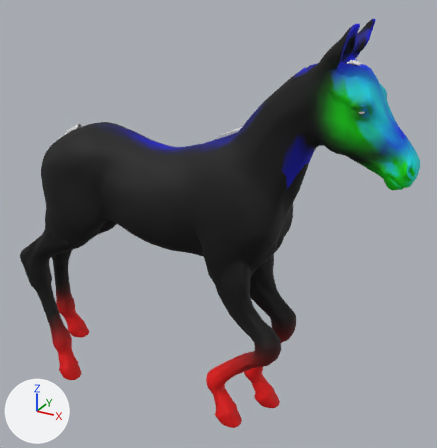
The glTF model game/assets/horse/production/horse_foal_walk.glb: old version first, new version second.
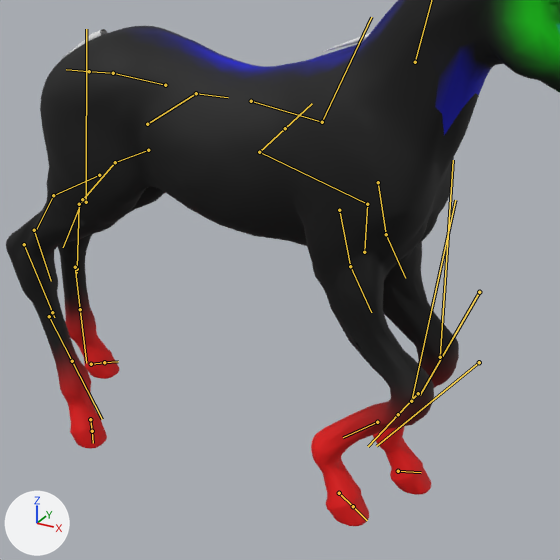
Old and new are each drawn whole from a 50 mm lens placed at (0.972, -1.589, 1.539), pointed at (0.064, 0.062, 0.714) and again close up on the part from 4% to 82% of the width and 24% to 100% of the height. Arrows for +X, +Y and +Z are at lower left; the lights stay in place. The older version's two pictures come first. Both versions are drawn at frame 6 of the action 'Walk'; the numbers are the values there. The bones that change, and the others that lie on the model, are drawn over the model as lines in the close-ups.

The first close-up shows 'Body' and 2 more.
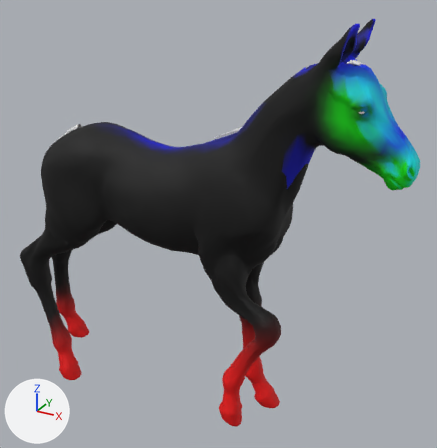
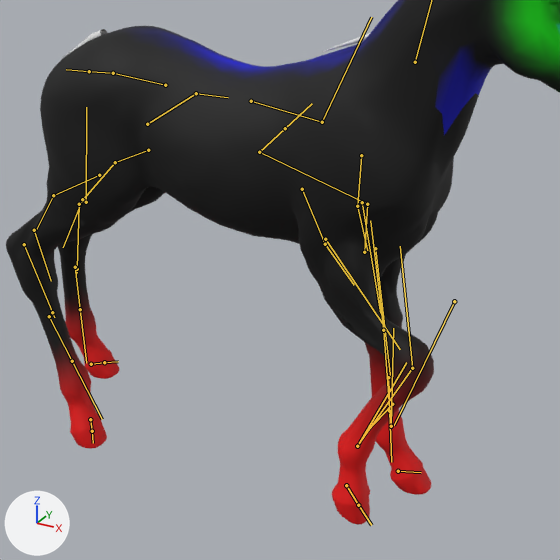
Where the change shows, as pixel boxes [x1, y1, x2, y2] in the close-ups (560 x 560 px):
'Body', posed: before [6, 0, 560, 526]; after [6, 0, 560, 525]
bone 'Front_L_Upper', root to tip: before (378, 182) to (386, 234); after (361, 155) to (357, 206)
bone 'Front_L_Cannon', root to tip: before (479, 292) to (420, 395); after (375, 248) to (390, 378)
bone 'Front_R_Upper', root to tip: before (339, 210) to (350, 266); after (302, 189) to (325, 244)
bone 'Front_R_Cannon', root to tip: before (479, 362) to (376, 446); after (454, 301) to (394, 425)
bone 'Front_R_Hoof_02', root to tip: before (339, 493) to (353, 506); after (346, 485) to (358, 505)
bone 'Walk_Knee_fore_l', root to tip: before (440, 357) to (453, 160); after (383, 330) to (370, 220)
bone 'Walk_Knee_fore_r', root to tip: before (411, 401) to (455, 200); after (412, 368) to (400, 246)

The change in detail:
Bone 'Front_L_Upper' (bone_front_l_upper) moves from (-0.041, 0.013, 0.007) to (-0.09, -0.026, 0.021).
Bone 'Front_L_Upper' (bone_front_l_upper) turns from (-4, -1, -23) to (-1, 0, -10) degrees about its own x, y and z.
Bone 'Front_L_Cannon' (bone_front_l_cannon) moves from (0.141, 0.069, 0.02) to (0.011, 0.001, 0.014).
Bone 'Front_L_Cannon' (bone_front_l_cannon) turns from (-6, 1, 49) to (-4, 0, 3) degrees about its own x, y and z.
Bone 'Front_L_Hoof_02' (bone_front_l_hoof_02) moves from (0.026, 0.04, 0.024) to (-0.011, -0.008, -0.002).
Bone 'Front_L_Hoof_02' (bone_front_l_hoof_02) turns from (23, -10, -7) to (-4, 5, 1) degrees about its own x, y and z.
Bone 'Front_R_Upper' (bone_front_r_upper) moves from (-0.045, 0.017, 0.015) to (-0.128, 0.01, 0.033).
Bone 'Front_R_Upper' (bone_front_r_upper) turns from (-8, -1, -26) to (-11, -3, -39) degrees about its own x, y and z.
Bone 'Front_R_Cannon' (bone_front_r_cannon) moves from (0.167, 0.157, 0.027) to (0.163, 0.138, 0.023).
Bone 'Front_R_Cannon' (bone_front_r_cannon) turns from (-8, -1, 72) to (-7, -2, 66) degrees about its own x, y and z.
Bone 'Front_R_Hoof_02' (bone_front_r_hoof_02) moves from (-0.036, 0.068, 0.05) to (0.002, 0.005, 0.001).
Bone 'Front_R_Hoof_02' (bone_front_r_hoof_02) turns from (42, 16, 10) to (3, -1, 1) degrees about its own x, y and z.
Bone 'Walk_Knee_fore_l' (bone_walk_knee_fore_l) moves from (0.121, 0.025, -0.009) to (-0.013, 0.051, -0.01).
Bone 'Walk_Knee_fore_l' (bone_walk_knee_fore_l) turns from (0, 1, -1) to (0, 0, 8) degrees about its own x, y and z.
Bone 'Walk_Knee_fore_r' (bone_walk_knee_fore_r) moves from (0.138, 0.034, 0.01) to (0.138, 0.111, 0.011).
Bone 'Walk_Knee_fore_r' (bone_walk_knee_fore_r) turns from (0, -2, -9) to (0, -1, 8) degrees about its own x, y and z.
